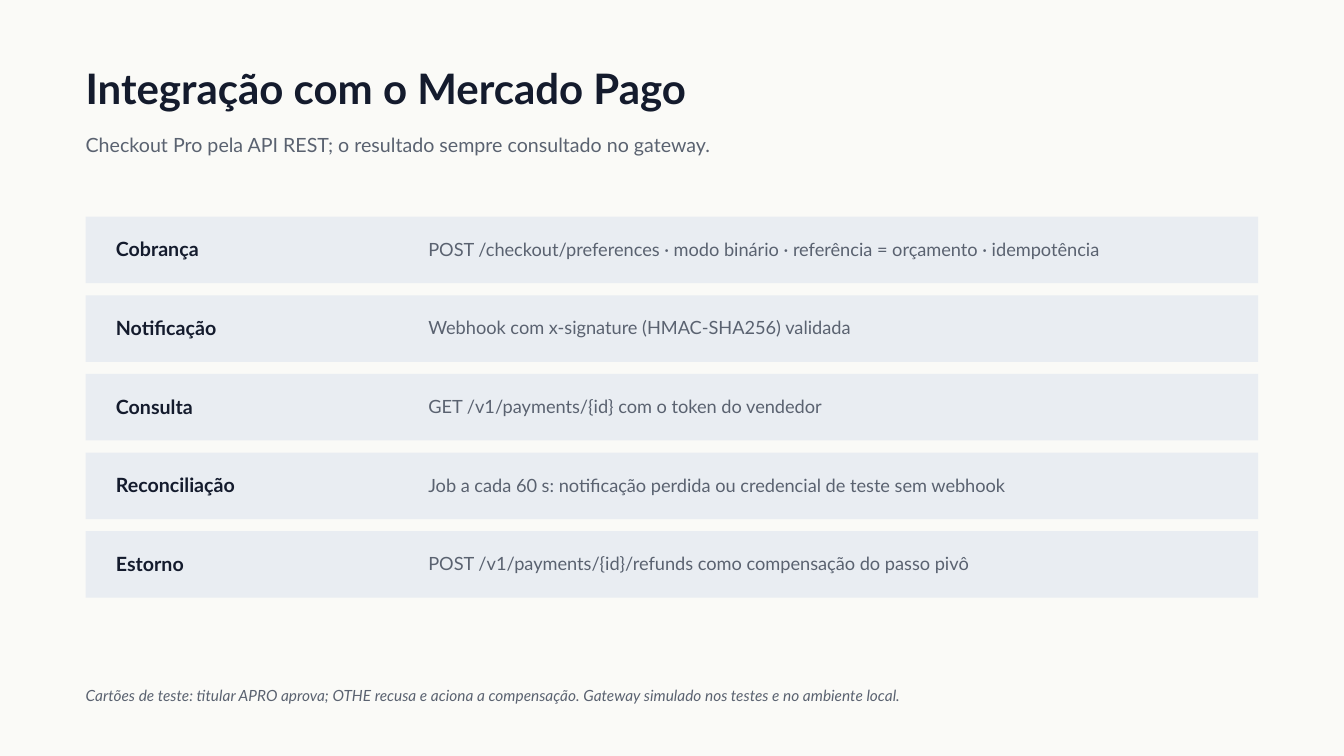
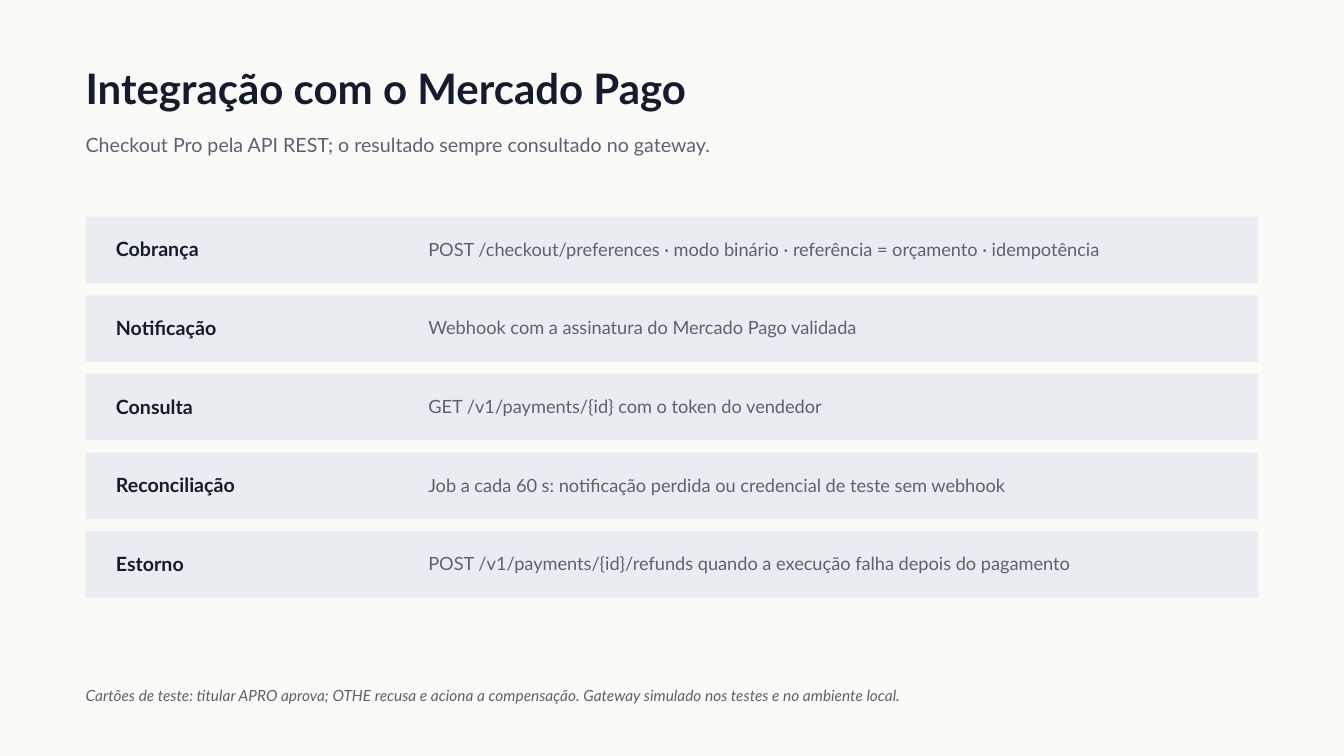
Before and after one commit to Guilherme-Fumagali/tech-challenge-1, a slide deck: slide 11 of docs/tech-challenge-4/apresentacao.pptx. Drawn at 1344x756 pixels with LibreOffice and Linux fonts; fonts in the diff are those of the drawing. Boxes give left, top, right and bottom in pixels: in the first picture for what was removed or moved away, otherwise in the second. Text is boxed around its words. In the diff, an @@ line names an element or a change of style, - is before the commit and + after.

```diff
--- a/docs/tech-challenge-4/apresentacao.pptx
+++ b/docs/tech-challenge-4/apresentacao.pptx
@@ text at box(428, 320, 856, 338): text changed @@
-Webhook com x-signature (HMAC-SHA256) validada
+Webhook com a assinatura do Mercado Pago validada
@@ text at box(428, 556, 1070, 574): text changed @@
-POST /v1/payments/{id}/refunds como compensação do passo pivô
+POST /v1/payments/{id}/refunds quando a execução falha depois do pagamento
```
Also in this commit, not shown: 3 other slides changed, 8 other files.
